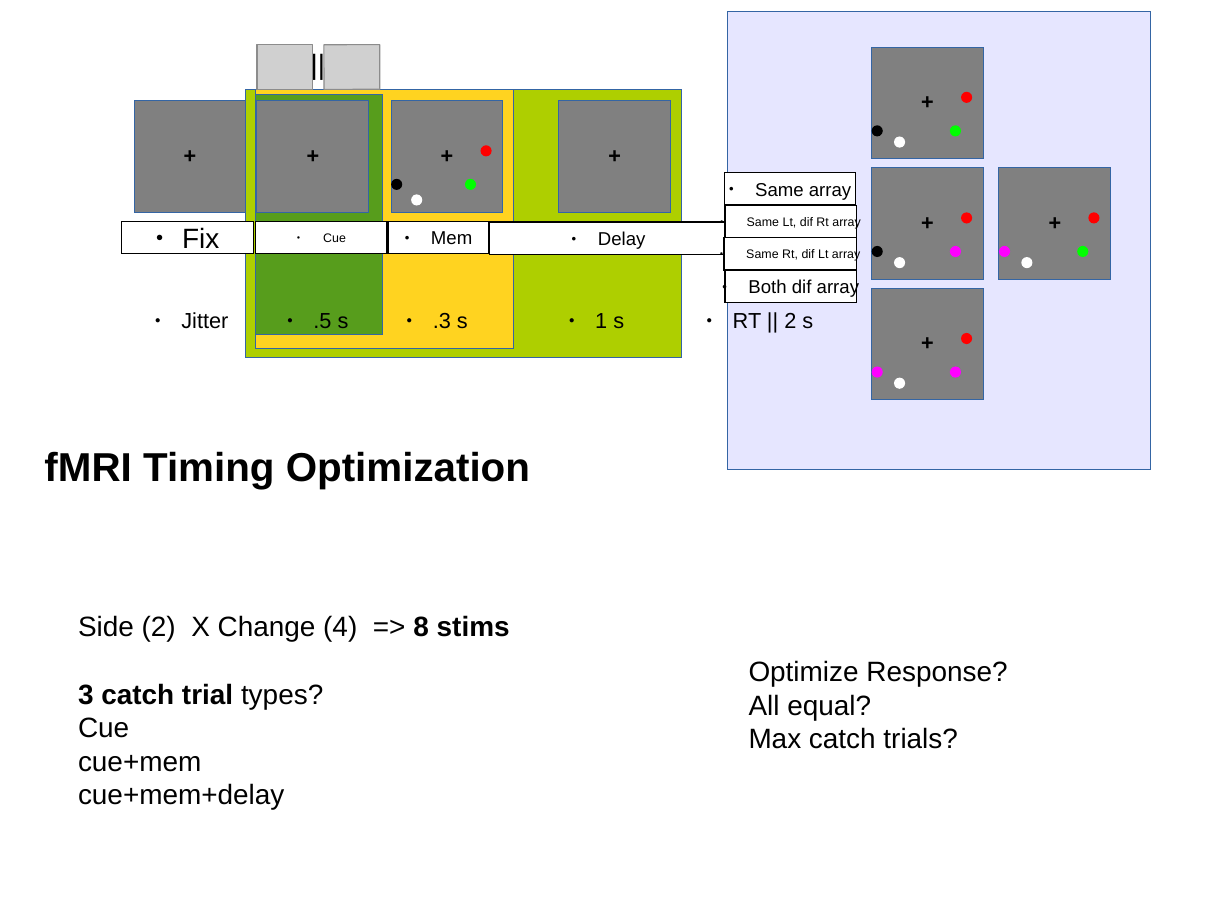
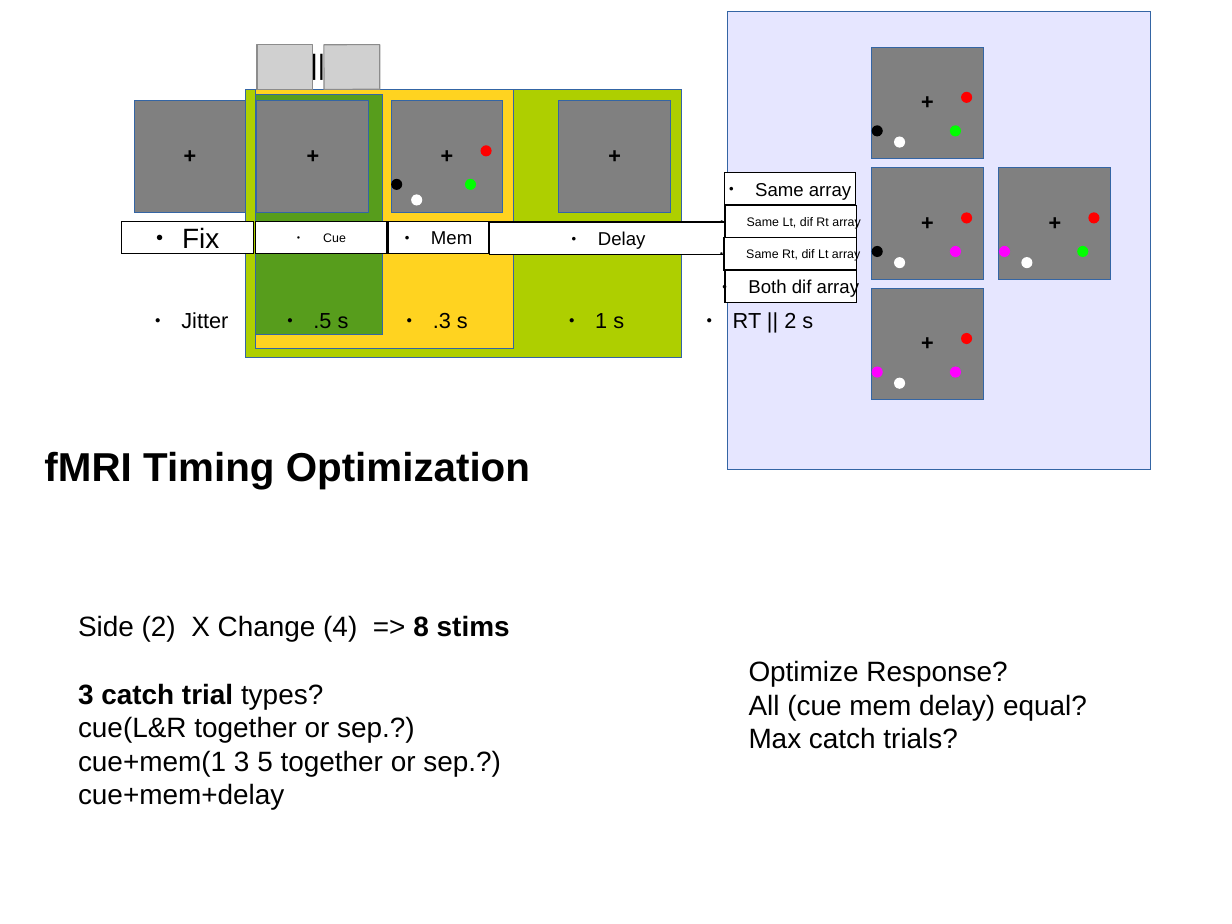
Before and after one commit to LabNeuroCogDevel/CircleSacTasks, a slide deck: slide 12 of docs/20140610_fMRImeeting.odp. Drawn at 1232x924 pixels with LibreOffice and Linux fonts; fonts in the diff are those of the drawing; grey boxes stand for pictures. Boxes give left, top, right and bottom in pixels: in the first picture for what was removed or moved away, otherwise in the second. Text is boxed around its words. In the diff, an @@ line names an element or a change of style, - is before the commit and + after.

```diff
--- a/docs/20140610_fMRImeeting.odp
+++ b/docs/20140610_fMRImeeting.odp
@@ text at (x1=78, y1=716, x2=501, y2=776): text changed @@
-Cue
-cue+mem
+cue(L&R together or sep.?)
+cue+mem(1 3 5 together or sep.?)
@@ text at (x1=749, y1=694, x2=1087, y2=720): text changed @@
-All equal?
+All (cue mem delay) equal?
```
Also in this commit, not shown: 2 other slides changed, 2 other files.
